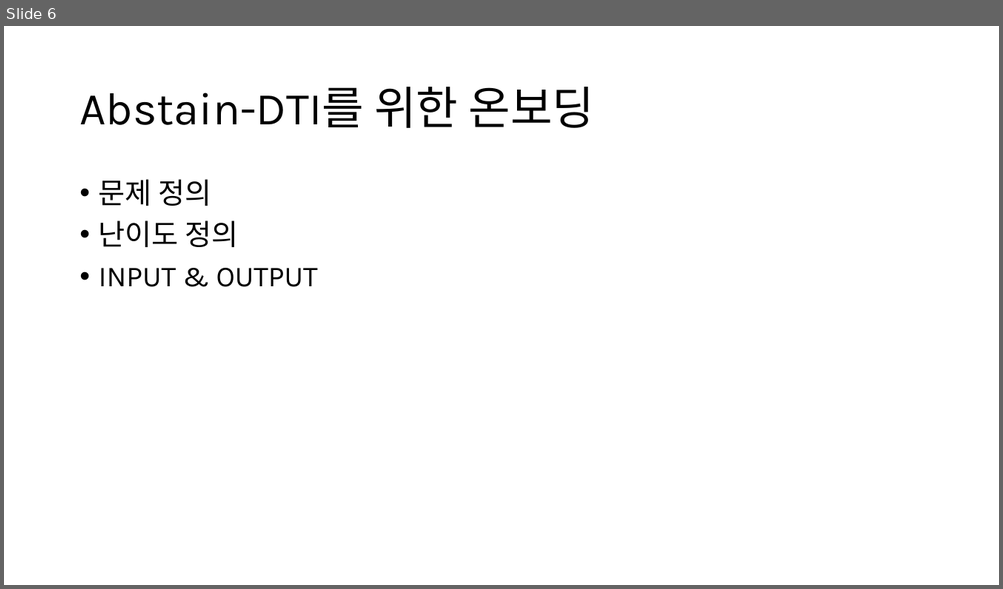
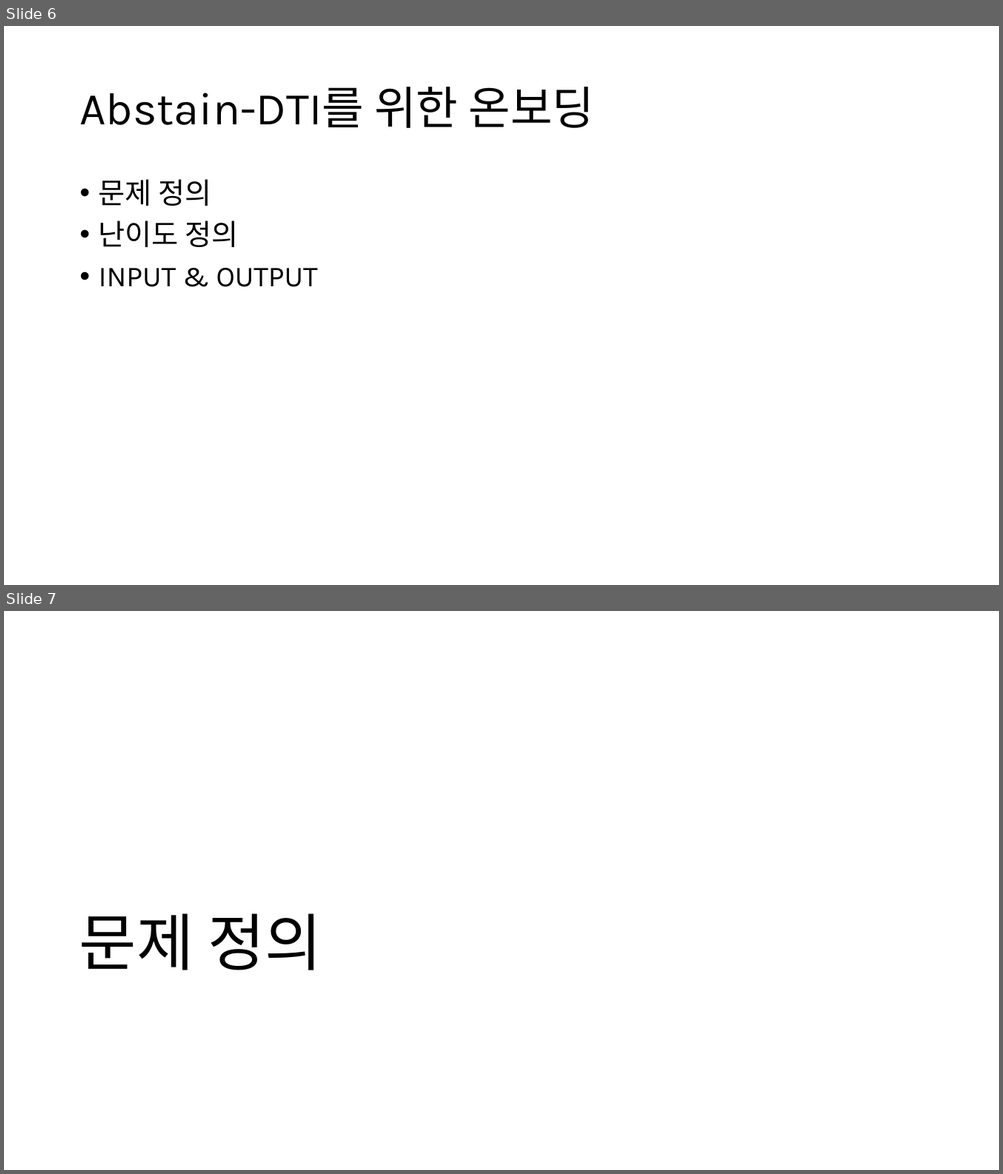
Before and after one commit to Pseudo-Lab/abstain-dti, a slide deck: docs/weekly/w01/w01.pptx. Shown one above the other, each under a label of ours: slide 6 before the commit, slides 6 and 7 after it. The pictures are 1003x589 and 1003x1174 pixels, drawn with LibreOffice and Linux fonts; fonts in the diff are those of the drawing. Boxes give left, top, right and bottom in pixels: in the first picture for what was removed or moved away, otherwise in the second. Text is boxed around its words. In the diff, an @@ line names an element or a change of style, - is before the commit and + after.

```diff
--- a/docs/weekly/w01/w01.pptx
+++ b/docs/weekly/w01/w01.pptx
@@ slide 7 added at (x1=4, y1=611, x2=999, y2=1170), background #FFFFFF @@
@@ title added at (x1=79, y1=914, x2=322, y2=971), 60 pt, text #000000 @@
+문제 정의
```
Also in this commit, not shown: 16 other slides added, 6 other files.
